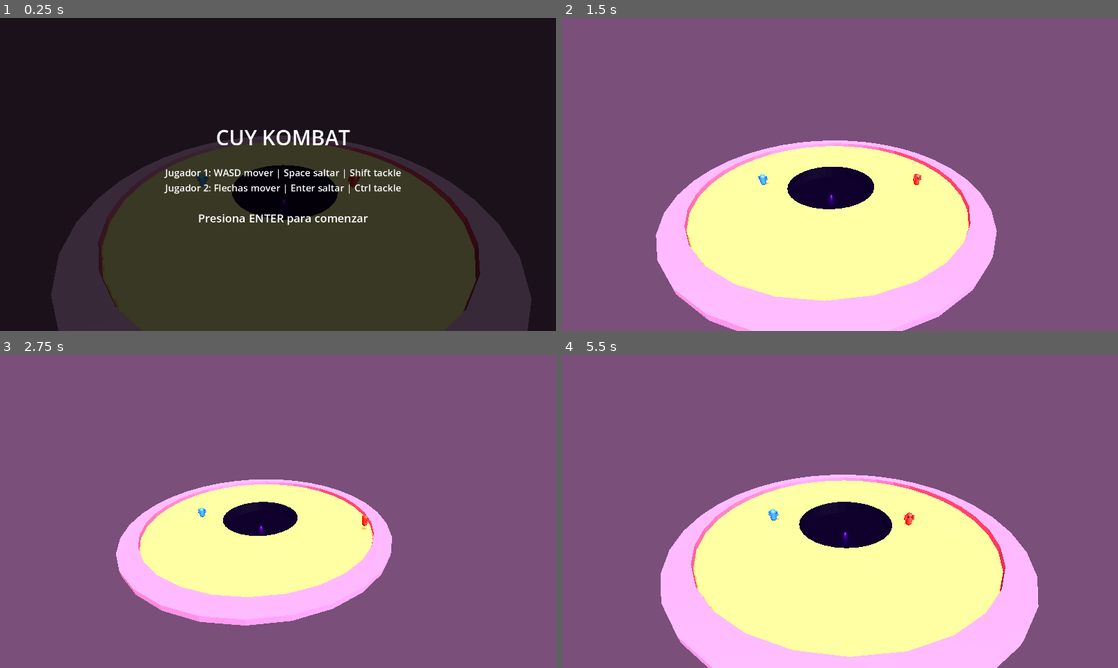
Above: before the commit, frames 1-4 (two rows, left to right).
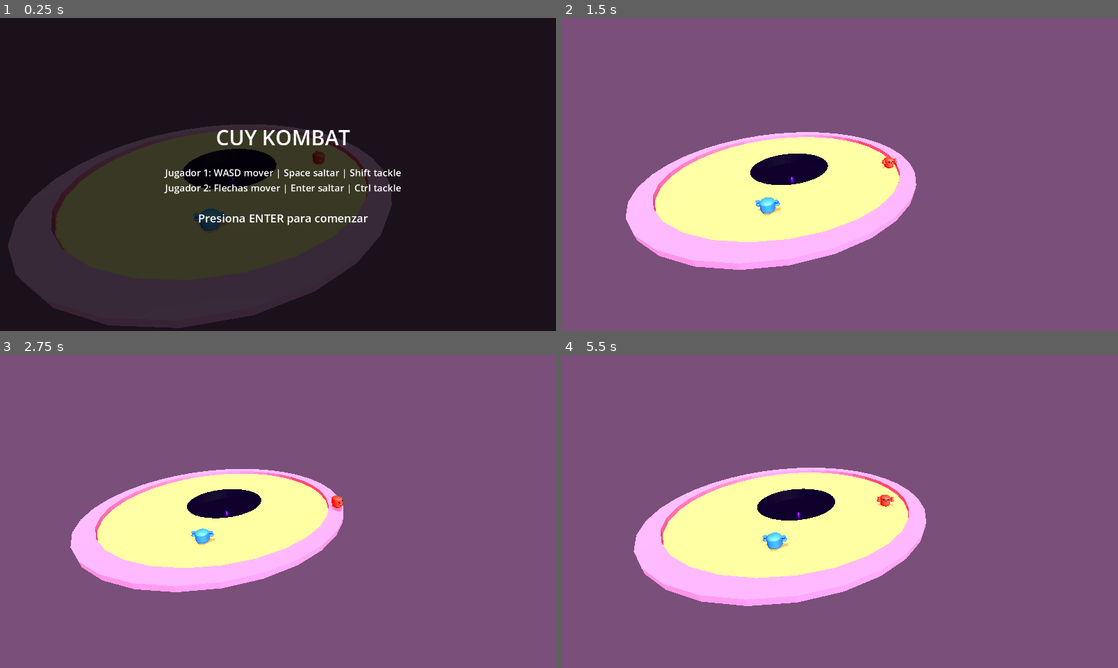
Above: after the commit, the same moments.

Repository: Delgado-dot/Cuy-Kombat
Game: Godot game, scene res://main.tscn
Same seed, same stepped clock (60 frames per second), same inputs: the game is played once before the commit and once after it.
Inputs:
- Up to frame 1 (0.25 s): no input
- Up to frame 2 (1.5 s): tap Enter at 0.5, 0.6 s; hold Right 0.53-1.28 s; tap Space at 0.77 s; tap Keypad Enter at 0.8, 1.35 s; hold Down from 1.28 s (still down)
- Up to frame 3 (2.75 s): tap Space at 1.52 s; tap R at 1.55, 2.1 s; release Down at 2.03 s; hold Right from 2.03 s (still down); tap Enter at 2.3 s
- Up to frame 4 (5.5 s): release Right at 2.78 s; hold Up 2.78-3.53 s; tap G (grab_p1) at 2.85 s; tap Space at 3.02, 3.77, 4.52 s; tap Keypad Enter at 3.05, 5.1 s; hold Left 3.53-5.03 s; tap K (grab_p2) at 3.6 s; tap R at 3.8 s; tap Enter at 4.35 s; hold Down from 5.03 s (still down)

The runs differ from the first frame. In frame 1, 26% of the frame differs, in the area x 1-96%, y 34-100%; in frame 2, 27%; in frame 3, 16%; in frame 4, 32%, in the area x 12-86%, y 36-100%.

Commit message:
Implementar sistemas base de partida

Diff:
--- a/main.tscn
+++ b/main.tscn
@@ -1,20 +1,21 @@
-[gd_scene format=3 uid="uid://bcsj1j0lsi3c"]
+[gd_scene format=3 uid="uid://clevxi8nqhhko"]
 
 [ext_resource type="PackedScene" path="res://scenes/arenas/ArenaBase.tscn" id="1_arena"]
 [ext_resource type="PackedScene" path="res://entities/player/player.tscn" id="2_player"]
 [ext_resource type="Script" uid="uid://dcg865hj5jhay" path="res://scripts/core/two_player_camera.gd" id="3_camera"]
 [ext_resource type="Script" uid="uid://ci8g4k18ik6jd" path="res://scripts/core/demo_start_screen.gd" id="4_start"]
+[ext_resource type="Script" uid="uid://b5nwi6c61tqas" path="res://scripts/systems/spawn_manager.gd" id="5_spawn"]
+[ext_resource type="Script" uid="uid://hvsl5fya0pcj" path="res://scripts/systems/game_manager.gd" id="6_game"]
 
 [sub_resource type="BoxShape3D" id="BoxShape3D_death_zone"]
 size = Vector3(80, 10, 80)
 
 [node name="Main" type="Node3D" unique_id=406114152]
 script = ExtResource("4_start")
-player_paths = Array[NodePath]([NodePath("Player1"), NodePath("Player2")])
+game_manager_path = NodePath("GameManager")
 start_screen_path = NodePath("StartScreen")
 winner_screen_path = NodePath("WinnerScreen")
 winner_label_path = NodePath("WinnerScreen/Panel/Content/WinnerLabel")
-death_zone_path = NodePath("DeathZone")
 
 [node name="SunLight" type="DirectionalLight3D" parent="." unique_id=1803864326]
 transform = Transform3D(0.707107, -0.353553, 0.612372, 0, 0.866025, 0.5, -0.707107, -0.353553, 0.612372, 0, 6, 0)
@@ -29,6 +30,18 @@
 
 [node name="Arena" parent="." unique_id=2115552351 instance=ExtResource("1_arena")]
 transform = Transform3D(2, 0, 0, 0, 1, 0, 0, 0, 2, 0, 0, 0)
+
+[node name="SpawnManager" type="Node" parent="." unique_id=1057186570]
+script = ExtResource("5_spawn")
+player_one_path = NodePath("../Player1")
+player_two_path = NodePath("../Player2")
+spawn_one_path = NodePath("../Arena/PuntosDeAparicion/SpawnJugador1")
+spawn_two_path = NodePath("../Arena/PuntosDeAparicion/SpawnJugador2")
+
+[node name="GameManager" type="Node" parent="." unique_id=428099557]
+script = ExtResource("6_game")
+player_paths = Array[NodePath]([NodePath("../Player1"), NodePath("../Player2")])
+death_zone_path = NodePath("../DeathZone")
 
 [node name="Player1" parent="." unique_id=558404065 instance=ExtResource("2_player")]
 transform = Transform3D(1, 0, 0, 0, 1, 0, 0, 0, 1, -9.649475, 1, 0)
--- a/scripts/core/demo_start_screen.gd
+++ b/scripts/core/demo_start_screen.gd
@@ -1,88 +1,62 @@
 extends Node3D
 
-@export var player_paths: Array[NodePath] = []
+@export var game_manager_path: NodePath
 @export var start_screen_path: NodePath
 @export var winner_screen_path: NodePath
 @export var winner_label_path: NodePath
-@export var death_zone_path: NodePath
 
+@onready var _game_manager := get_node_or_null(game_manager_path)
 @onready var _start_screen := get_node_or_null(start_screen_path) as CanvasLayer
 @onready var _winner_screen := get_node_or_null(winner_screen_path) as CanvasLayer
 @onready var _winner_label := get_node_or_null(winner_label_path) as Label
-@onready var _death_zone := get_node_or_null(death_zone_path) as Area3D
-
-var _match_started := false
-var _match_finished := false
 
 func _ready() -> void:
-	_connect_players()
-	_set_players_input(false)
-
 	if _start_screen != null:
 		_start_screen.visible = true
 	if _winner_screen != null:
 		_winner_screen.visible = false
-	if _death_zone != null:
-		_death_zone.body_entered.connect(_on_death_zone_body_entered)
 
-func _unhandled_input(event: InputEvent) -> void:
-	if not (event is InputEventKey and event.pressed and not event.echo):
+	if _game_manager == null:
+		push_error("DemoStartScreen: no se encontró GameManager.")
+		return
+	if not _game_manager.has_signal("match_started") or not _game_manager.has_signal("match_finished"):
+		push_error("DemoStartScreen: GameManager no expone las señales esperadas.")
 		return
 
-	if not _match_started and event.keycode == KEY_ENTER:
+	_game_manager.connect("match_started", _on_match_started)
+	_game_manager.connect("match_finished", _on_match_finished)
+
+func _input(event: InputEvent) -> void:
+	if not event is InputEventKey:
+		return
+	if not event.pressed or event.echo:
+		return
+
+	if (
+		_game_manager != null
+		and _game_manager.has_method("iniciar_partida")
+		and (event.keycode == KEY_ENTER or event.keycode == KEY_KP_ENTER)
+	):
 		get_viewport().set_input_as_handled()
-		_start_match()
-	elif _match_finished and event.keycode == KEY_R:
+		_game_manager.iniciar_partida()
+		return
+
+	if (
+		_winner_screen != null
+		and _winner_screen.visible
+		and event.keycode == KEY_R
+	):
 		get_viewport().set_input_as_handled()
 		get_tree().reload_current_scene()
 
-func _start_match() -> void:
-	_match_started = true
-
+func _on_match_started() -> void:
 	if _start_screen != null:
 		_start_screen.visible = false
 
-	_set_players_input(true)
-
-func _set_players_input(enabled: bool) -> void:
-	for player_path in player_paths:
-		var player := get_node_or_null(player_path)
-
-		if player != null:
-			player.set("input_enabled", enabled)
-
-func _connect_players() -> void:
-	for player_path in player_paths:
-		var player := get_node_or_null(player_path)
-
-		if player == null:
-			continue
-		if player.has_signal("eliminated"):
-			player.eliminated.connect(_on_player_eliminated)
-
-func _on_death_zone_body_entered(body: Node3D) -> void:
-	if body != null and body.has_method("eliminate"):
-		body.eliminate()
-
-func _on_player_eliminated(player: Node) -> void:
-	if _match_finished:
-		return
-
-	_match_finished = true
-	_set_players_input(false)
-	_show_winner_for(player)
-
-func _show_winner_for(eliminated_player: Node) -> void:
-	var winner_index := 0
-
-	for index in range(player_paths.size()):
-		var player := get_node_or_null(player_paths[index])
-
-		if player != null and player != eliminated_player:
-			winner_index = index + 1
-			break
+func _on_match_finished(winner: Node) -> void:
+	var winner_number: int = _game_manager.get_player_number(winner)
 
 	if _winner_label != null:
-		_winner_label.text = "PLAYER %d GANO\nPresiona R para reiniciar" % winner_index
+		_winner_label.text = "PLAYER %d GANO\nPresiona R para reiniciar" % winner_number
 	if _winner_screen != null:
 		_winner_screen.visible = true
--- /dev/null
+++ b/scripts/systems/game_manager.gd
@@ -0,0 +1,101 @@
+class_name GameManager
+extends Node
+
+signal match_started
+signal match_finished(winner: Node)
+
+enum MatchState {
+	WAITING,
+	PLAYING,
+	FINISHED,
+}
+
+@export var player_paths: Array[NodePath] = []
+@export var death_zone_path: NodePath
+
+var match_state := MatchState.WAITING
+var _players: Array[Node] = []
+
+@onready var _death_zone := get_node_or_null(death_zone_path) as Area3D
+
+
+func _ready() -> void:
+	_register_players()
+	_set_players_input(false)
+
+	if _death_zone == null:
+		push_error("GameManager: no se encontró DeathZone.")
+	elif not _death_zone.body_entered.is_connected(_on_death_zone_body_entered):
+		_death_zone.body_entered.connect(_on_death_zone_body_entered)
+
+
+func iniciar_partida() -> void:
+	if match_state != MatchState.WAITING:
+		return
+
+	match_state = MatchState.PLAYING
+	_set_players_input(true)
+	match_started.emit()
+
+
+func jugador_eliminado(player: Node) -> void:
+	if match_state != MatchState.PLAYING:
+		return
+
+	var winner := _find_remaining_player(player)
+
+	if winner == null:
+		push_error("GameManager: no se pudo determinar al jugador ganador.")
+		return
+
+	finalizar_partida(winner)
+
+
+func finalizar_partida(winner: Node) -> void:
+	if match_state != MatchState.PLAYING:
+		return
+
+	match_state = MatchState.FINISHED
+	_set_players_input(false)
+	match_finished.emit(winner)
+
+
+func get_player_number(player: Node) -> int:
+	return _players.find(player) + 1
+
+
+func _register_players() -> void:
+	_players.clear()
+
+	for player_path in player_paths:
+		var player := get_node_or_null(player_path)
+
+		if player == null:
+			push_error("GameManager: no se encontró un jugador en %s." % player_path)
+			continue
+		if not player.has_signal("eliminated"):
+			push_error("GameManager: %s no tiene la señal eliminated." % player.name)
+			continue
+
+		_players.append(player)
+		player.eliminated.connect(jugador_eliminado)
+
+
+func _set_players_input(enabled: bool) -> void:
+	for player in _players:
+		player.set("input_enabled", enabled)
+
+
+func _find_remaining_player(eliminated_player: Node) -> Node:
+	for player in _players:
+		if player != eliminated_player:
+			return player
+
+	return null
+
+
+func _on_death_zone_body_entered(body: Node3D) -> void:
+	if match_state != MatchState.PLAYING:
+		return
+	if body != null and body.has_method("eliminate"):
+		body.eliminate()
--- /dev/null
+++ b/scripts/systems/spawn_manager.gd
@@ -0,0 +1,32 @@
+class_name SpawnManager
+extends Node
+
+@export var player_one_path: NodePath
+@export var player_two_path: NodePath
+@export var spawn_one_path: NodePath
+@export var spawn_two_path: NodePath
+
+
+func _ready() -> void:
+	call_deferred("colocar_jugadores")
+
+
+func colocar_jugadores() -> void:
+	var player_one := get_node_or_null(player_one_path) as Node3D
+	var player_two := get_node_or_null(player_two_path) as Node3D
+	var spawn_one := get_node_or_null(spawn_one_path) as Marker3D
+	var spawn_two := get_node_or_null(spawn_two_path) as Marker3D
+
+	if player_one == null:
+		push_error("SpawnManager: no se encontró Player1.")
+	elif spawn_one == null:
+		push_error("SpawnManager: no se encontró SpawnJugador1.")
+	else:
+		player_one.global_transform = spawn_one.global_transform
+
+	if player_two == null:
+		push_error("SpawnManager: no se encontró Player2.")
+	elif spawn_two == null:
+		push_error("SpawnManager: no se encontró SpawnJugador2.")
+	else:
+		player_two.global_transform = spawn_two.global_transform
Not shown, added: scripts/systems/game_manager.gd.uid
Not shown, added: scripts/systems/spawn_manager.gd.uid
